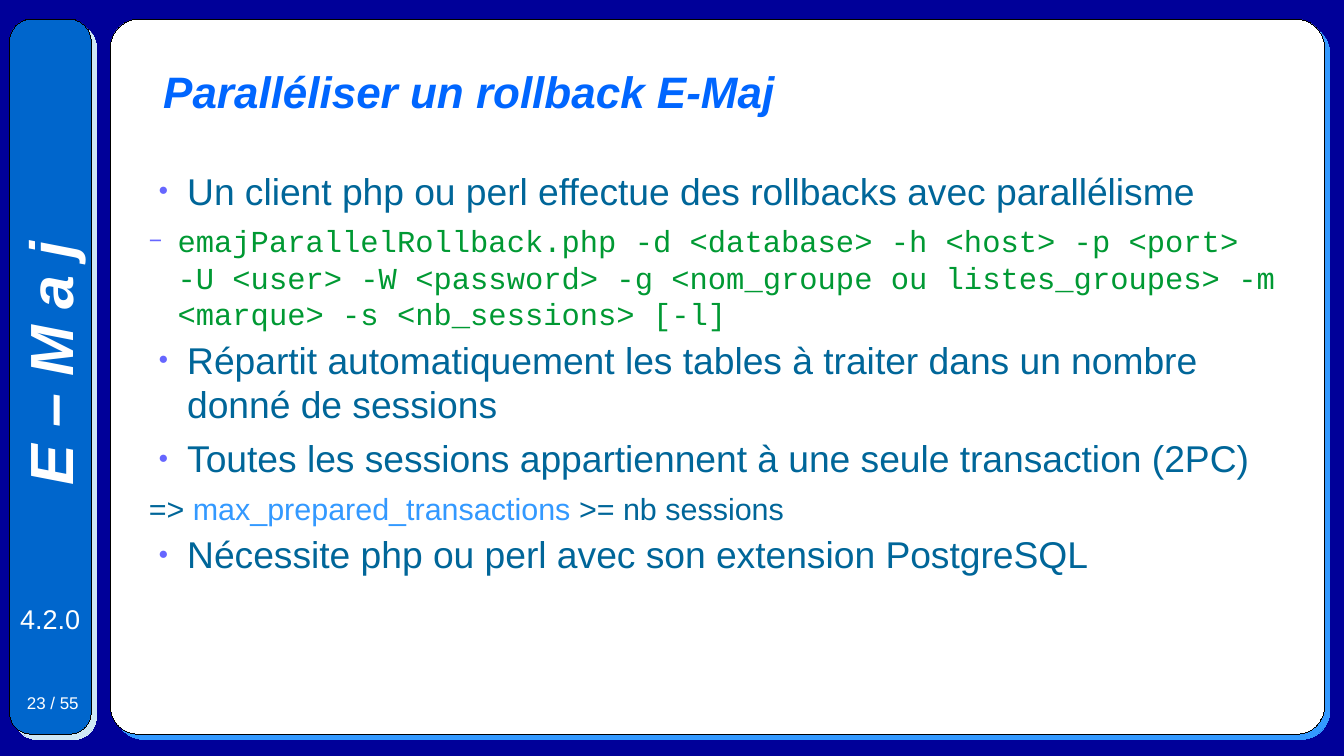
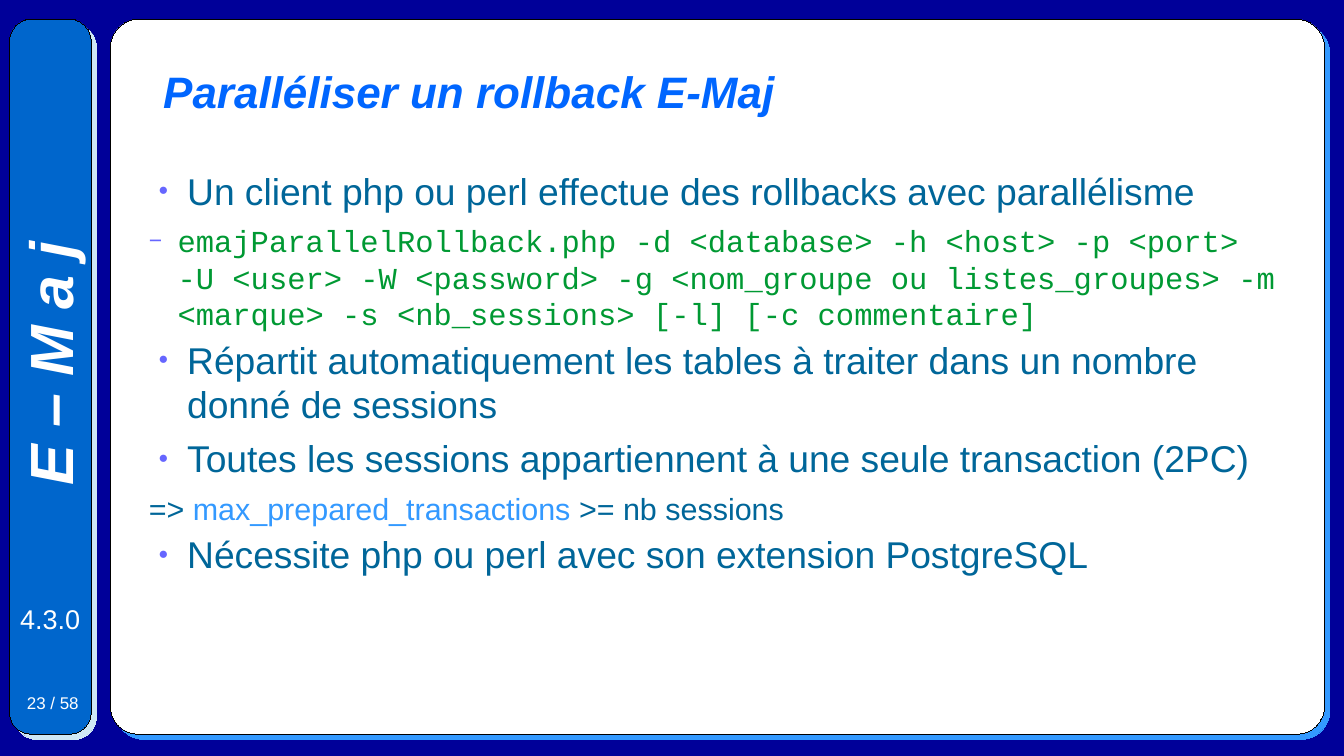
Before and after one commit to beaud76/emaj_doc, a slide deck: slide 23 of Emaj.devel_pres_fr.odp. Drawn at 1344x756 pixels with LibreOffice and Linux fonts; fonts in the diff are those of the drawing. Boxes give left, top, right and bottom in pixels: in the first picture for what was removed or moved away, otherwise in the second. Text is boxed around its words. In the diff, an @@ line names an element or a change of style, - is before the commit and + after.

```diff
--- a/Emaj.devel_pres_fr.odp
+++ b/Emaj.devel_pres_fr.odp
@@ text at (178, 230, 1275, 332): text changed @@
-  − emajParallelRollback.php -d <database> -h <host> -p <port> -U <user> -W <password> -g <nom_groupe ou listes_groupes> -m <marque> -s <nb_sessions> [-l]
+  − emajParallelRollback.php -d <database> -h <host> -p <port> -U <user> -W <password> -g <nom_groupe ou listes_groupes> -m <marque> -s <nb_sessions> [-l] [-c commentaire]
@@ text at (20, 610, 80, 630): text changed @@
-4.2.0
+4.3.0
@@ page number at (27, 697, 79, 709): text changed @@
-23 / 55
+23 / 58
```
Also in this commit, not shown: 53 other slides changed, 3 slides added, 7 other files.
